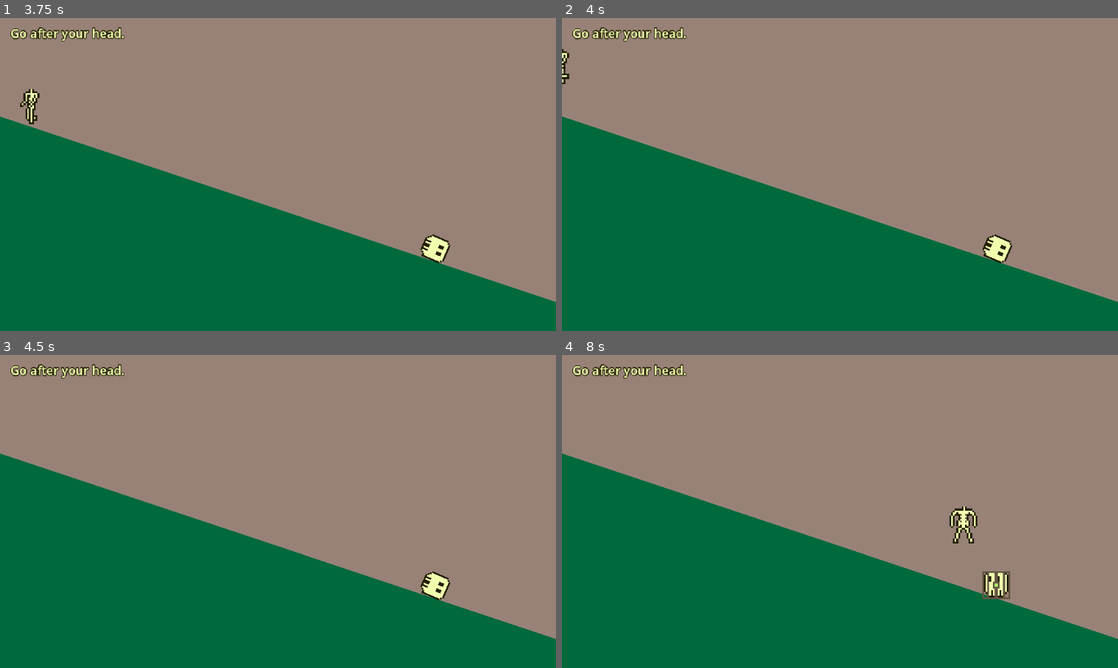
Above: before the commit, frames 1-4 (two rows, left to right).
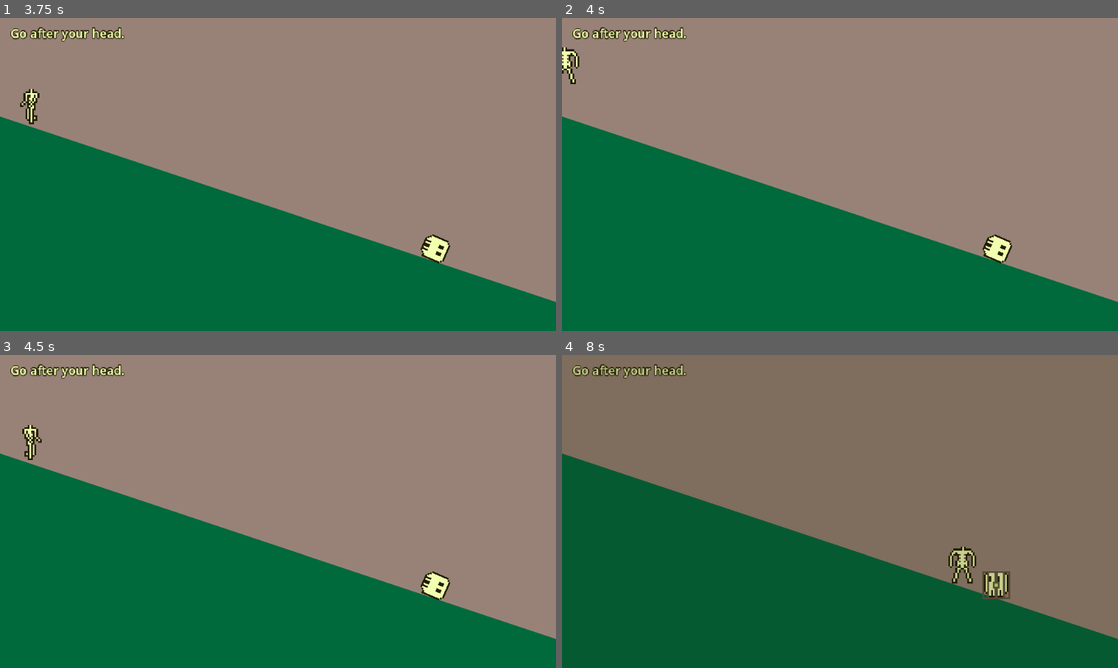
Above: after the commit, the same moments.

Repository: tucksravin/dont-lose-your-head
Game: Godot game, scene res://scenes/transition/transition_cage.tscn
The game is run twice, just before and just after one commit, with the same random seed, the same clock (stepped at 60 frames per second) and the same inputs. This scene is started directly instead of the project's main scene.
Inputs:
- Up to frame 1 (3.75 s): hold D (move_right) 0.53-2.03 s; tap E (interact) every 0.75 s from 0.6 to 3.6 s; tap Space (jump) at 0.77, 1.52, 3.02 s; hold A (move_left) from 2.03 s (still down)
- Up to frame 2 (4 s): keep holding A (move_left); tap Space (jump) at 3.77 s
- Up to frame 3 (4.5 s): release A (move_left) at 4.28 s; hold D (move_right) from 4.28 s (still down); tap E (interact) at 4.35 s
- Up to frame 4 (8 s): keep holding D (move_right); tap Space (jump) at 4.52, 6.02, 6.77, 7.52 s; tap E (interact) every 0.75 s from 5.1 to 7.35 s

Frame 1 is identical in both runs. In frame 2, 0.2% of the frame differs, in the area x 0-4%, y 9-22%; in frame 3, 0.2%; in frame 4, 60%, in the area x 0-100%, y 0-91%.

Commit message:
Transition: invisible left wall so the body can't walk off the slope's end and soft-lock the beat
Co-Authored-By: Claude Fable 5 <noreply@anthropic.com>

Diff:
--- a/scenes/transition/transition.tscn
+++ b/scenes/transition/transition.tscn
@@ -9,6 +9,9 @@
 "points": PackedVector2Array(0, 0, 0, 0, 140, 145, 0, 0, 0, 0, 500, 265)
 }
 point_count = 2
+
+[sub_resource type="RectangleShape2D" id="RectangleShape2D_wall"]
+size = Vector2(16, 600)
 
 [node name="Transition" type="Node2D"]
 script = ExtResource("1_transition")
@@ -29,6 +32,12 @@
 [node name="Visual" type="Polygon2D" parent="Hill"]
 color = Color(0, 0.415686274509804, 0.23921568627451, 1)
 polygon = PackedVector2Array(-40, 100, 740, 360, 740, 440, -40, 440)
+
+[node name="WallLeft" type="StaticBody2D" parent="."]
+
+[node name="CollisionShape2D" type="CollisionShape2D" parent="WallLeft"]
+position = Vector2(-16, 180)
+shape = SubResource("RectangleShape2D_wall")
 
 [node name="HeadPath" type="Path2D" parent="."]
 curve = SubResource("Curve2D_hill")
Not shown, changed: journals/tucker.md
